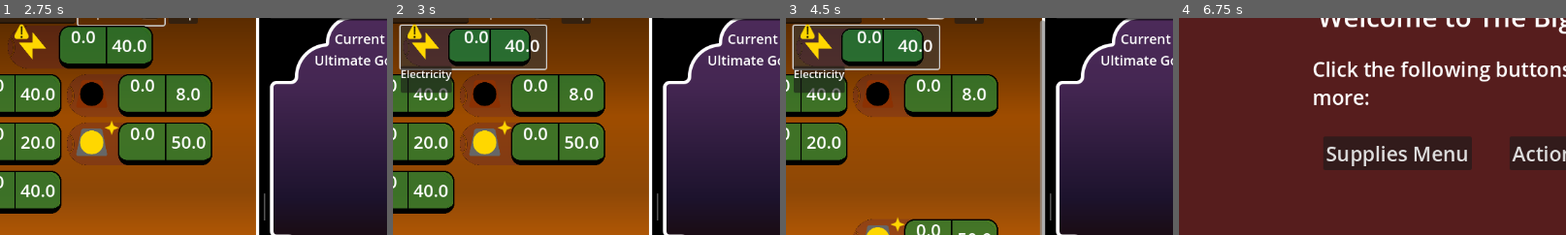
Above: before the commit, frames 1-4 (left to right).
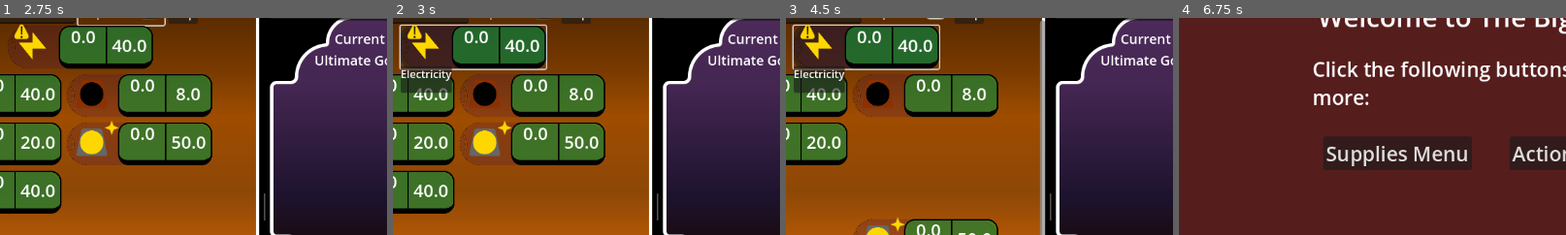
Above: after the commit, the same moments.

Repository: Carth501/The-Big-Grid
Game: Godot game, scene res://scenes/MainMenu.tscn
Two runs of this game, one before a commit and one after it. Both use one fixed random seed, a clock stepped at 60 frames per second and the inputs below. Sound files missing from this copy of the repository are replaced by a short silence.
Inputs (mouse positions are % of the whole screen's width and height, from its top left):
- Up to frame 1 (2.75 s): click "New Game" at 0.5 s; click (14, 3) at 1.27 s; type "12" at 1.35 s; click (58, 2) at 1.5 s; type "12" at 1.58 s; click "Keep Position" at 2 s
- Up to frame 2 (3 s): click "[center]0.0[/center]" at 2.75 s
- Up to frame 3 (4.5 s): click "Keep Position" at 3.5 s; click "[center]0.0[/center]" at 4.25 s
- Up to frame 4 (6.75 s): click "Keep Position" at 5 s; click "[center]0.0[/center]" at 5.75 s; click "Help" at 6.5 s
The pictures show only the part of the screen within x 12-61%, y 4-54%; the shares and areas given below are measured in that part.

Frame 1 is identical in both runs. In frame 2, 2.1% of the frame differs, in the area x 2-40%, y 3-24%; in frame 3, 2.1%; in frame 4, nothing differs.
Error in both runs: Invalid call. Nonexistent function 'to_lower' in base 'Dictionary'. (res://scripts/display/FilterForeman.gd:61)

Commit message:
Make a new "hovered" state

Diff:
--- a/scenes/display/SupplyDisplay.tscn
+++ b/scenes/display/SupplyDisplay.tscn
@@ -11,6 +11,13 @@
 [ext_resource type="Script" path="res://scripts/display/SupplyWarning.gd" id="8_0ypd4"]
 
 [sub_resource type="StyleBoxEmpty" id="StyleBoxEmpty_x0e2l"]
+
+[sub_resource type="StyleBoxFlat" id="StyleBoxFlat_daq2x"]
+bg_color = Color(0.121569, 0.121569, 0.121569, 0.580392)
+corner_radius_top_left = 16
+corner_radius_top_right = 16
+corner_radius_bottom_right = 16
+corner_radius_bottom_left = 16
 
 [node name="SupplyDisplay" type="Control" node_paths=PackedStringArray("supply_icon_display", "value_label", "max_label", "delta_label", "supply_button", "supply_change_feedback", "supply_curtain", "objective_star", "supply_warning", "popup_container", "popup_label", "popup_description")]
 custom_minimum_size = Vector2(216, 64)
@@ -40,6 +47,7 @@
 grow_horizontal = 2
 grow_vertical = 2
 theme_override_styles/normal = SubResource("StyleBoxEmpty_x0e2l")
+theme_override_styles/hover = SubResource("StyleBoxFlat_daq2x")
 icon = ExtResource("2_ljcvu")
 vertical_icon_alignment = 0
 expand_icon = true
Not shown: 1 places in scenes/display/SupplyDisplay.tscn that only renumber resources
